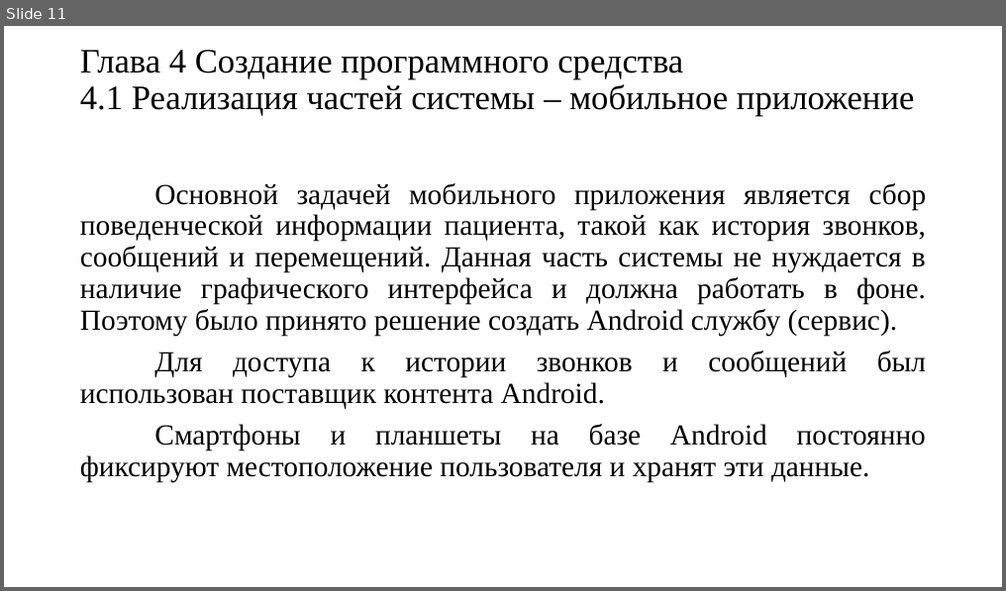
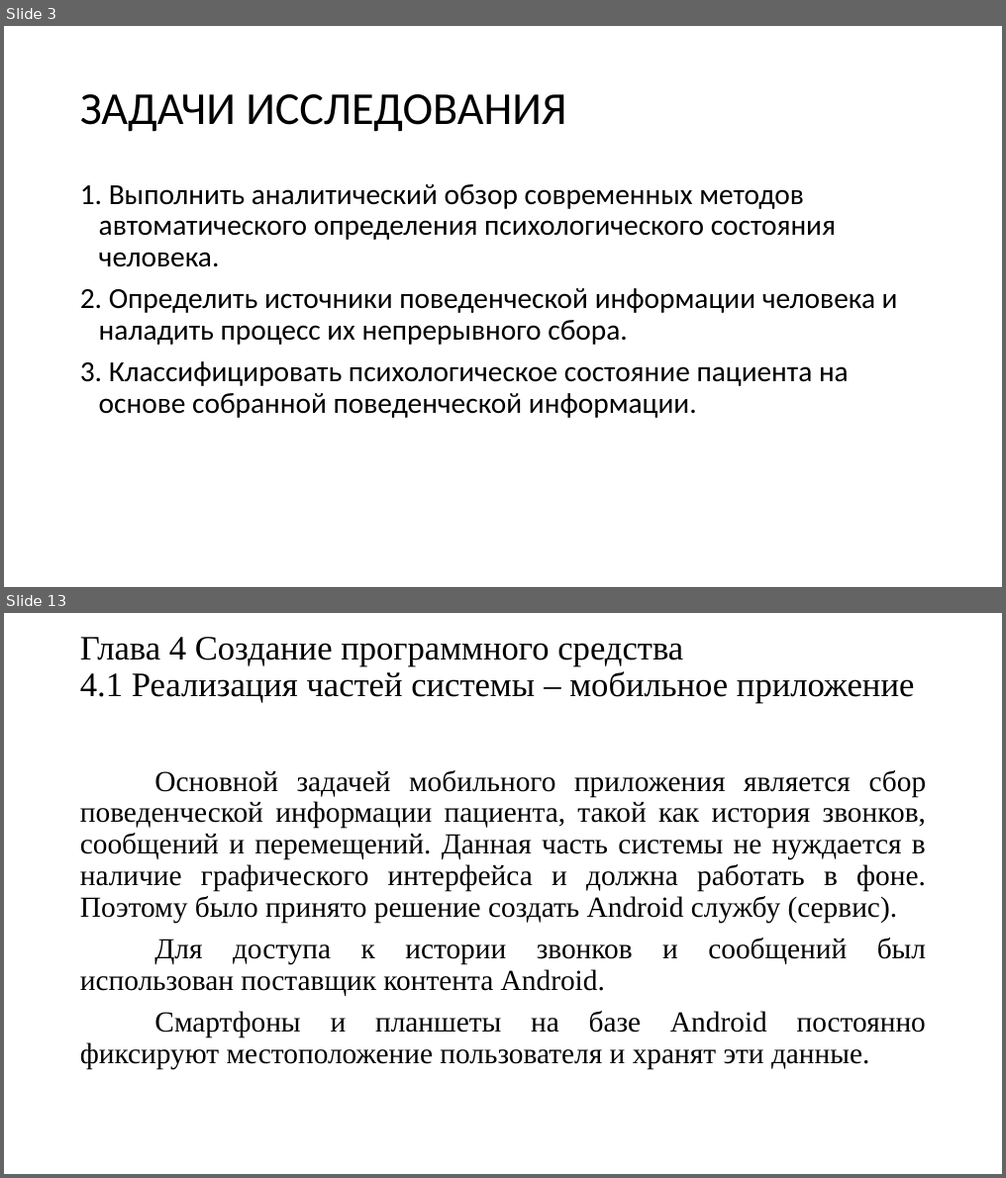
Before and after one commit to Wideweb/-digital-psychology-docs, a slide deck: Алькевич А.С/Презентация.pptx. Shown one above the other, each under a label of ours: slide 11 before the commit, slides 3 and 13 after it; the slides between them are not shown. The pictures are 1006x591 and 1006x1178 pixels, drawn with LibreOffice and Linux fonts; fonts in the diff are those of the drawing. Boxes give left, top, right and bottom in pixels: in the first picture for what was removed or moved away, otherwise in the second. Text is boxed around its words. In the diff, an @@ line names an element or a change of style, - is before the commit and + after.

```diff
--- a/Алькевич А.С/Презентация.pptx
+++ b/Алькевич А.С/Презентация.pptx
@@ slide 3 added at (4,26,1002,587), background #FFFFFF @@
@@ title added at (80,94,566,132), 44 pt, text #000000 @@
+ЗАДАЧИ ИССЛЕДОВАНИЯ
@@ text added at (80,184,898,418), 28 pt, text #000000 @@
+1. Выполнить аналитический обзор современных методов автоматического определения психологического состояния человека.
+2. Определить источники поведенческой информации человека и наладить процесс их непрерывного сбора.
+3. Классифицировать психологическое состояние пациента на основе собранной поведенческой информации.
@@ what was slide 11 is now slide 13 @@
```
Also in this commit, not shown: 4 slides changed, 7 other slides added, 12 slides removed.
